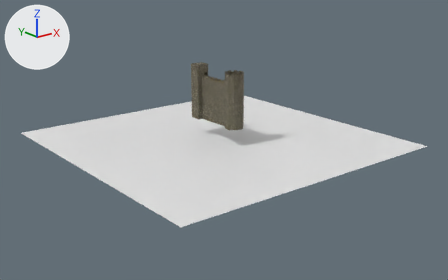
Before and after pictures for a commit that changed the FBX model halloweenHack/room1.fbx.
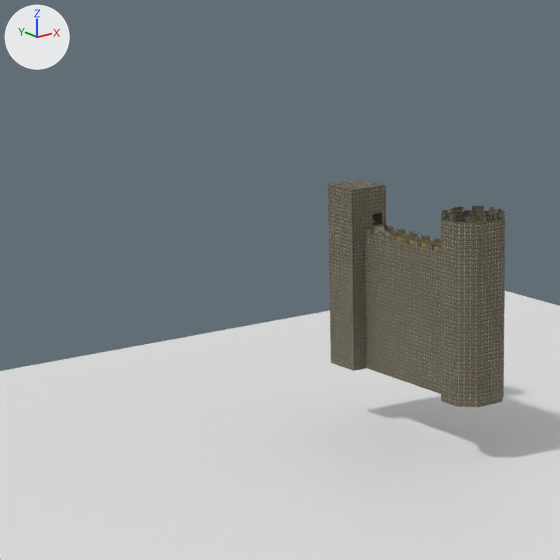
Old and new are each drawn whole from a 50 mm camera at (-12618.0, -16163.0, 4383.0) aimed at (-71.0, -479.0, -1891.0) and again close up on the part from 21% to 58% of the width and 3% to 63% of the height. Arrows for +X, +Y and +Z are at upper left; the lights stay in place. Where no turn or scale is listed for an object, it has been applied to the vertices. Vertices at the same position are counted once.

The older version as bpy lines, for what is in view:
```python
me_mesh_001 = bpy.data.meshes.new('Mesh.001')
me_mesh_001.from_pydata(...)  # 112 vertices, 206 faces; spans x -66.0..225.0, y -554.0..733.0, z -1404.0..80.0
# faces by material slot: [2, 204]
me_mesh_001.materials.append(mat_lighting_01___default)  # picture img_mossytile_png
me_mesh_001.materials.append(mat_lighting_material__11)  # picture img_mossybrick_png
me_mesh_002 = bpy.data.meshes.new('Mesh.002')
me_mesh_002.from_pydata(...)  # 16 vertices, 8 faces; spans x -225.0..384.0, y -1113.0..-554.0, z -1301.0..535.0
me_mesh_002.materials.append(mat_lighting_material__11)  # picture img_mossybrick_png
me_mesh_005 = bpy.data.meshes.new('Mesh.005')
me_mesh_005.from_pydata(...)  # 29 vertices, 38 faces; spans x -229.0..206.0, y 733.0..1143.0, z -1404.0..499.0
me_mesh_005.materials.append(mat_lighting_material__11)  # picture img_mossybrick_png
ob_box001 = bpy.data.objects.new('Box001', me_mesh_001)
ob_box001.location = (0.0, 0.0, 0.0)
ob_object = bpy.data.objects.new('Object', me_mesh_002)
ob_object.location = (0.0, 0.0, -104.0)
ob_object004 = bpy.data.objects.new('Object004', me_mesh_005)
ob_object004.location = (0.0, 0.0, 0.0)
# also in view: 'Plane001' at (0.0, 0.0, -2000.0)
```
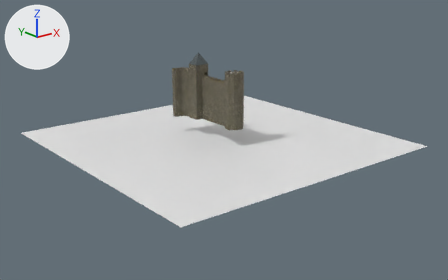
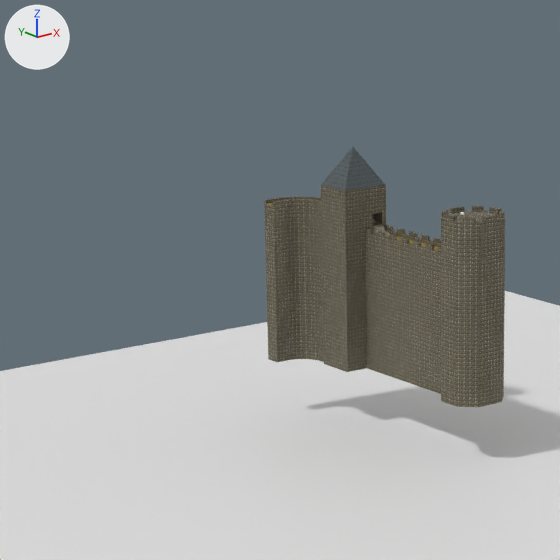
Pixel boxes (x1, y1, x2, y2) of what changed, in the close-ups (560 x 560 px):
'Object004', reshaped (12% wider, 17% taller): before (328, 179, 386, 371); after (321, 147, 386, 372)
'Box003', added (brown): after (264, 196, 324, 362)
    faces in mat_lighting_material__11 (picture img_mossybrick_png): (264, 196, 324, 362)

Edits to the bpy script that builds the scene:
```text
Add img_shingle_png:
    img_shingle_png = load_image('shingle.png', 'shingle.png', 32, 32, 'sRGB')
Add mat_lighting_material__16:
    mat_lighting_material__16 = principled_material('#LIGHTING Material #16')
    mat_lighting_material__16.texture = img_shingle_png  # with its transparency
    mat_lighting_material__16.roughness = 0.859
Change me_mesh_005:
    used by ob_object004; location = (0.0, 0.0, 0.0)
    remove me_mesh_005.from_pydata(...)  # 29 vertices, 38 faces; spans x -229.0..206.0, y 733.0..1143.0, z -1404.0..499.0
    add me_mesh_005.from_pydata(...)  # 39 vertices, 58 faces; spans x -314.0..206.0, y 733.0..1150.0, z -1404.0..899.0
    me_mesh_005 part 1: 3 vertices moved from x -193.0..206.0, y 748.0..1143.0, z 25.0..499.0 to x -303.0..-54.0, y 748.0..941.0, z 220.0..899.0; 10 vertices removed from x -229.0..206.0, y 733.0..1143.0, z -1404.0..499.0; 20 vertices added at x -314.0..206.0, y 733.0..1150.0, z -1404.0..499.0
    add me_mesh_005.materials.append(mat_lighting_material__16)  # picture img_shingle_png
Add me_mesh_012:
    me_mesh_012.from_pydata(...)  # 56 vertices, 76 faces; spans x -280.0..280.0, y -263.0..263.0, z -858.0..858.0
    # faces by material slot: [10, 66]
    me_mesh_012.materials.append(mat_lighting_01___default)  # picture img_mossytile_png
    me_mesh_012.materials.append(mat_lighting_material__11)  # picture img_mossybrick_png
Add ob_box003:
    ob_box003 = bpy.data.objects.new('Box003', me_mesh_012)
    ob_box003.location = (-382.0, 1414.0, -547.0)
```
